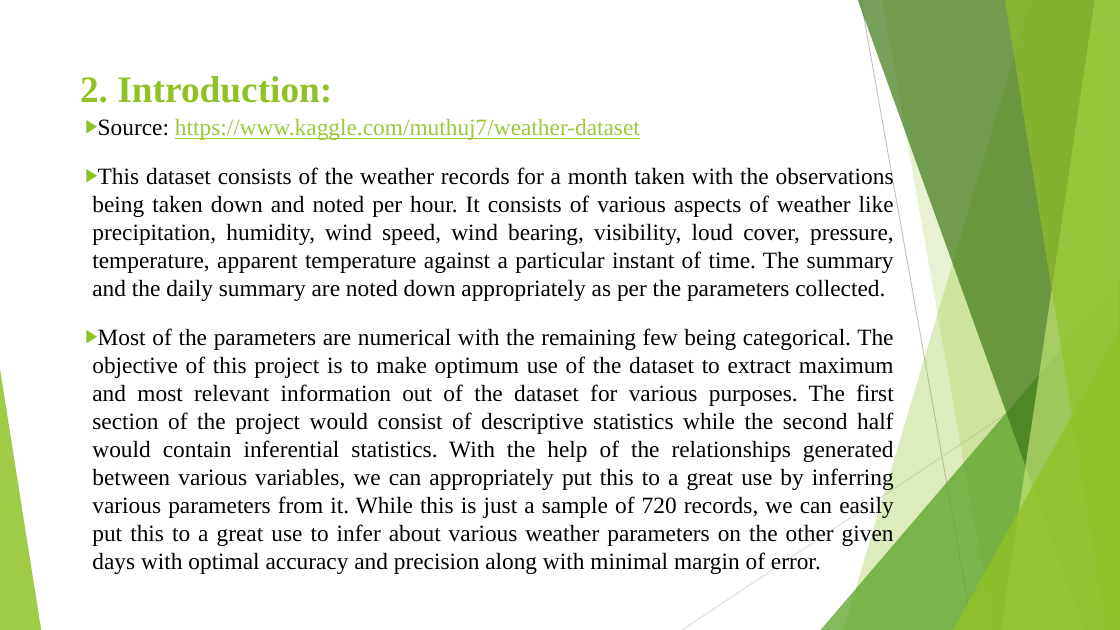
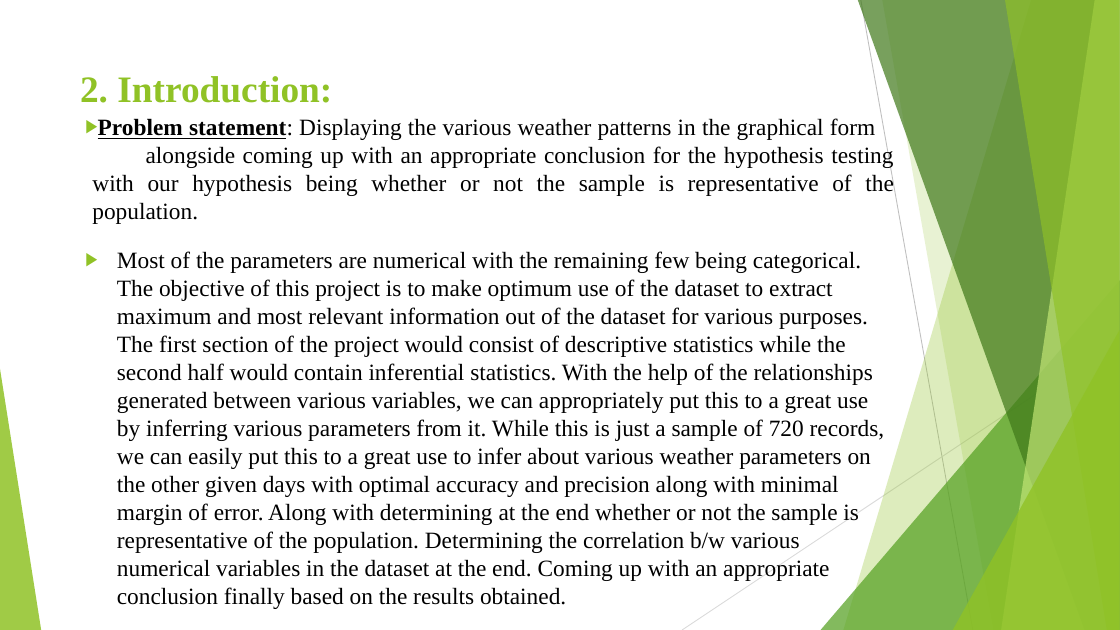
Before and after one commit to SDS-MINI-PROJECT/mini-project, a slide deck: slide 3 of C_SDS_Mini_Project_sem3.pptx. Drawn at 1120x630 pixels with LibreOffice and Linux fonts; fonts in the diff are those of the drawing. Boxes give left, top, right and bottom in pixels: in the first picture for what was removed or moved away, otherwise in the second. Text is boxed around its words. In the diff, an @@ line names an element or a change of style, - is before the commit and + after.

Commit message:
updated .pptx file

```diff
--- a/C_SDS_Mini_Project_sem3.pptx
+++ b/C_SDS_Mini_Project_sem3.pptx
@@ text at bbox=[92, 118, 894, 605]: text changed @@
-▶ Source: https://www.kaggle.com/muthuj7/weather-dataset
-▶ This dataset consists of the weather records for a month taken with the observations being taken down and noted per hour. It consists of various aspects of weather like precipitation, humidity, wind speed, wind bearing, visibility, loud cover, pressure, temperature, apparent temperature against a particular instant of time. The summary and the daily summary are noted down appropriately as per the parameters collected.
-▶ Most of the parameters are numerical with the remaining few being categorical. The objective of this project is to make optimum use of the dataset to extract maximum and most relevant information out of the dataset for various purposes. The first section of the project would consist of descriptive statistics while the second half would contain inferential statistics. With the help of the relationships generated between various variables, we can appropriately put this to a great use by inferring various parameters from it. While this is just a sample of 720 records, we can easily put this to a great use to infer about various weather parameters on the other given days with optimal accuracy and precision along with minimal margin of error.
+▶ Problem statement: Displaying the various weather patterns in the graphical form alongside coming up with an appropriate conclusion for the hypothesis testing with our hypothesis being whether or not the sample is representative of the population.
+▶ Most of the parameters are numerical with the remaining few being categorical. The objective of this project is to make optimum use of the dataset to extract maximum and most relevant information out of the dataset for various purposes. The first section of the project would consist of descriptive statistics while the second half would contain inferential statistics. With the help of the relationships generated between various variables, we can appropriately put this to a great use by inferring various parameters from it. While this is just a sample of 720 records, we can easily put this to a great use to infer about various weather parameters on the other given days with optimal accuracy and precision along with minimal margin of error. Along with determining at the end whether or not the sample is representative of the population. Determining the correlation b/w various numerical variables in the dataset at the end. Coming up with an appropriate conclusion finally based on the results obtained.
```
